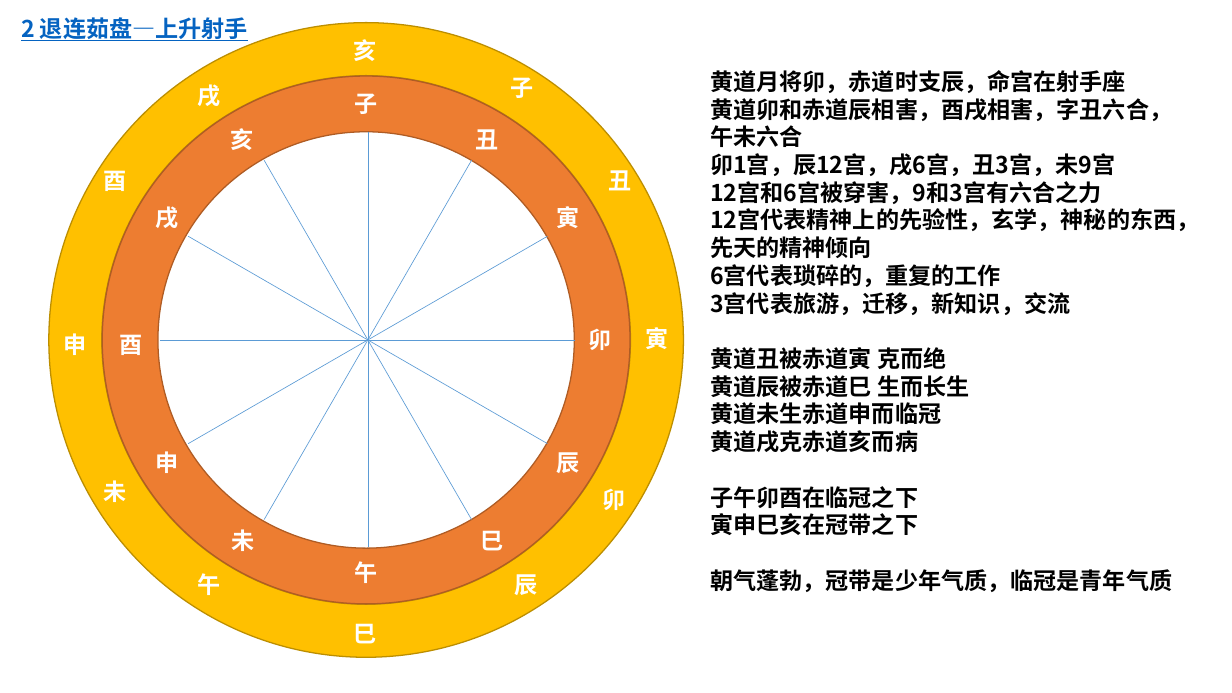
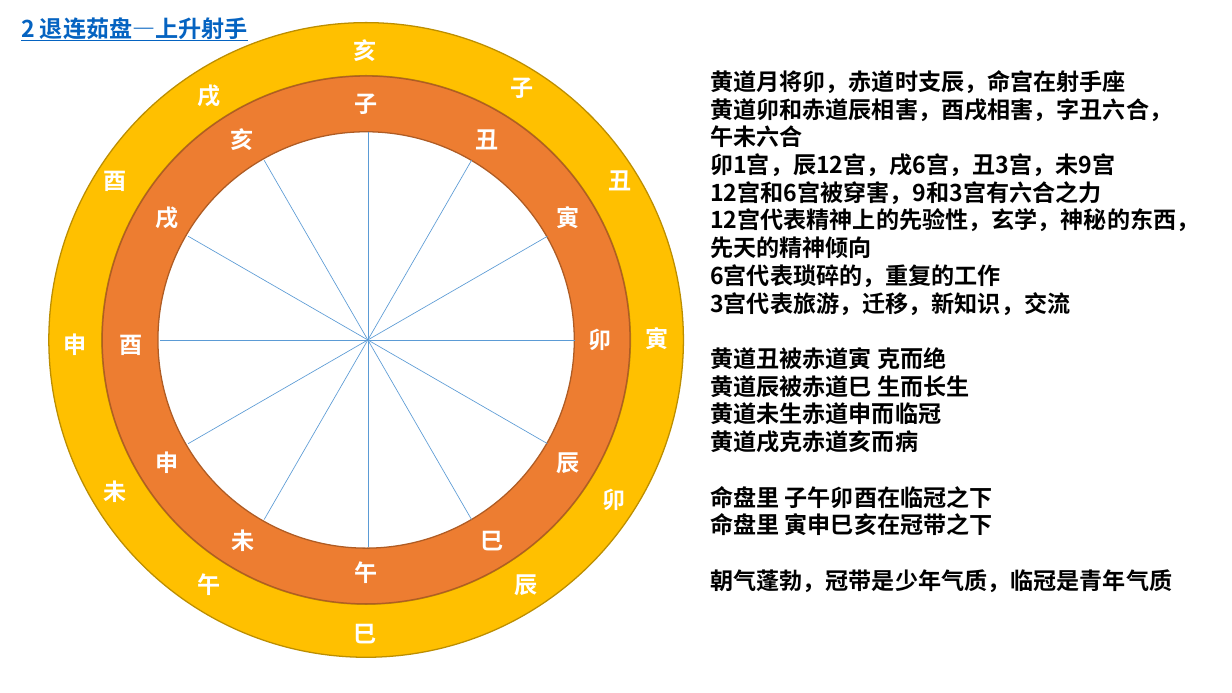
Before and after one commit to JasonBourne33/cNote, a slide deck: slide 10 of prophecy/学魔法.pptx. Drawn at 1232x693 pixels with LibreOffice and Linux fonts; fonts in the diff are those of the drawing. Boxes give left, top, right and bottom in pixels: in the first picture for what was removed or moved away, otherwise in the second. Text is boxed around its words. In the diff, an @@ line names an element or a change of style, - is before the commit and + after.

```diff
--- a/prophecy/学魔法.pptx
+++ b/prophecy/学魔法.pptx
@@ text at [710, 486, 993, 535]: text changed @@
-子午卯酉在临冠之下
-寅申巳亥在冠带之下
+命盘里 子午卯酉在临冠之下
+命盘里 寅申巳亥在冠带之下
```
Also in this commit, not shown: 1 other slide changed, 3 other files.
